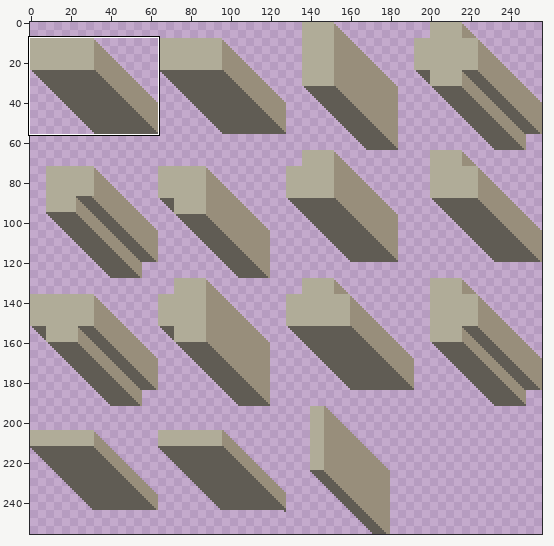
Edited in one commit: sprite sheet (assets/2dwalls.png). The picture above shows the old version from afar; the outline marks the close-up.
Close-up. Before:
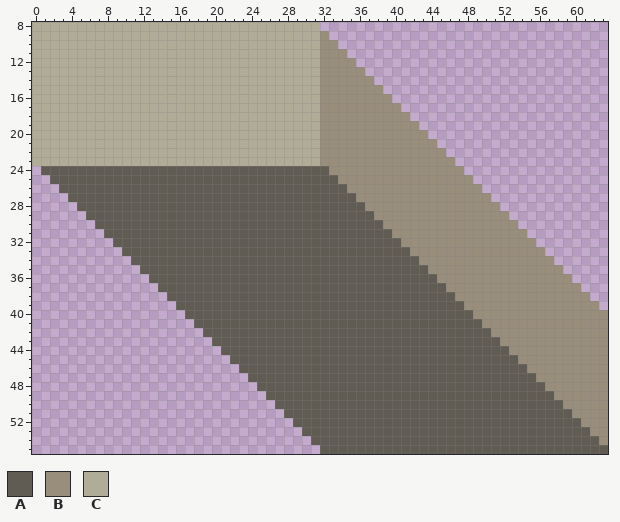
The file is 256x256 pixels. Shown: x 0..63, y 8..55. The commit also changed other parts of the picture, which this record leaves out.
Palette (. is transparent): A #605c54  B #988e7b  C #b0ac98
Pixels before (only the part around the change), first column x 0:
 8 CCCCCCCCCCCCCCCCCCCCCCCCCCCCCCCC................................
 9 CCCCCCCCCCCCCCCCCCCCCCCCCCCCCCCCB...............................
10 CCCCCCCCCCCCCCCCCCCCCCCCCCCCCCCCBB..............................
11 CCCCCCCCCCCCCCCCCCCCCCCCCCCCCCCCBBB.............................
12 CCCCCCCCCCCCCCCCCCCCCCCCCCCCCCCCBBBB............................
13 CCCCCCCCCCCCCCCCCCCCCCCCCCCCCCCCBBBBB...........................
14 CCCCCCCCCCCCCCCCCCCCCCCCCCCCCCCCBBBBBB..........................
15 CCCCCCCCCCCCCCCCCCCCCCCCCCCCCCCCBBBBBBB.........................
16 CCCCCCCCCCCCCCCCCCCCCCCCCCCCCCCCBBBBBBBB........................
17 CCCCCCCCCCCCCCCCCCCCCCCCCCCCCCCCBBBBBBBBB.......................
18 CCCCCCCCCCCCCCCCCCCCCCCCCCCCCCCCBBBBBBBBBB......................
19 CCCCCCCCCCCCCCCCCCCCCCCCCCCCCCCCBBBBBBBBBBB.....................
20 CCCCCCCCCCCCCCCCCCCCCCCCCCCCCCCCBBBBBBBBBBBB....................
21 CCCCCCCCCCCCCCCCCCCCCCCCCCCCCCCCBBBBBBBBBBBBB...................
22 CCCCCCCCCCCCCCCCCCCCCCCCCCCCCCCCBBBBBBBBBBBBBB..................
23 CCCCCCCCCCCCCCCCCCCCCCCCCCCCCCCCBBBBBBBBBBBBBBB.................
24 .AAAAAAAAAAAAAAAAAAAAAAAAAAAAAAAABBBBBBBBBBBBBBB................
25 ..AAAAAAAAAAAAAAAAAAAAAAAAAAAAAAAABBBBBBBBBBBBBBB...............
26 ...AAAAAAAAAAAAAAAAAAAAAAAAAAAAAAAABBBBBBBBBBBBBBB..............
27 ....AAAAAAAAAAAAAAAAAAAAAAAAAAAAAAAABBBBBBBBBBBBBBB.............
28 .....AAAAAAAAAAAAAAAAAAAAAAAAAAAAAAAABBBBBBBBBBBBBBB............
29 ......AAAAAAAAAAAAAAAAAAAAAAAAAAAAAAAABBBBBBBBBBBBBBB...........
30 .......AAAAAAAAAAAAAAAAAAAAAAAAAAAAAAAABBBBBBBBBBBBBBB..........
31 ........AAAAAAAAAAAAAAAAAAAAAAAAAAAAAAAABBBBBBBBBBBBBBB.........
32 .........AAAAAAAAAAAAAAAAAAAAAAAAAAAAAAAABBBBBBBBBBBBBBB........
33 ..........AAAAAAAAAAAAAAAAAAAAAAAAAAAAAAAABBBBBBBBBBBBBBB.......
34 ...........AAAAAAAAAAAAAAAAAAAAAAAAAAAAAAAABBBBBBBBBBBBBBB......
35 ............AAAAAAAAAAAAAAAAAAAAAAAAAAAAAAAABBBBBBBBBBBBBBB.....
36 .............AAAAAAAAAAAAAAAAAAAAAAAAAAAAAAAABBBBBBBBBBBBBBB....
37 ..............AAAAAAAAAAAAAAAAAAAAAAAAAAAAAAAABBBBBBBBBBBBBBB...
38 ...............AAAAAAAAAAAAAAAAAAAAAAAAAAAAAAAABBBBBBBBBBBBBBB..
39 ................AAAAAAAAAAAAAAAAAAAAAAAAAAAAAAAABBBBBBBBBBBBBBB.
40 .................AAAAAAAAAAAAAAAAAAAAAAAAAAAAAAAABBBBBBBBBBBBBBB
41 ..................AAAAAAAAAAAAAAAAAAAAAAAAAAAAAAAABBBBBBBBBBBBBB
42 ...................AAAAAAAAAAAAAAAAAAAAAAAAAAAAAAAABBBBBBBBBBBBB
43 ....................AAAAAAAAAAAAAAAAAAAAAAAAAAAAAAAABBBBBBBBBBBB
44 .....................AAAAAAAAAAAAAAAAAAAAAAAAAAAAAAAABBBBBBBBBBB
45 ......................AAAAAAAAAAAAAAAAAAAAAAAAAAAAAAAABBBBBBBBBB
46 .......................AAAAAAAAAAAAAAAAAAAAAAAAAAAAAAAABBBBBBBBB
47 ........................AAAAAAAAAAAAAAAAAAAAAAAAAAAAAAAABBBBBBBB
48 .........................AAAAAAAAAAAAAAAAAAAAAAAAAAAAAAAABBBBBBB
49 ..........................AAAAAAAAAAAAAAAAAAAAAAAAAAAAAAAABBBBBB
50 ...........................AAAAAAAAAAAAAAAAAAAAAAAAAAAAAAAABBBBB
51 ............................AAAAAAAAAAAAAAAAAAAAAAAAAAAAAAAABBBB
52 .............................AAAAAAAAAAAAAAAAAAAAAAAAAAAAAAAABBB
53 ..............................AAAAAAAAAAAAAAAAAAAAAAAAAAAAAAAABB
54 ...............................AAAAAAAAAAAAAAAAAAAAAAAAAAAAAAAAB
55 ................................AAAAAAAAAAAAAAAAAAAAAAAAAAAAAAAA
The same view after the edit:
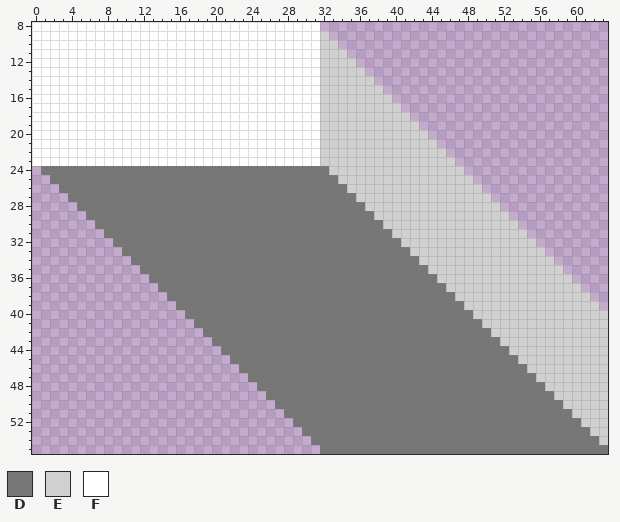
Colours new in this view: D #767676  E #d0d0d0  F #ffffff
What changed:
Changed rows in their new state; - is an unchanged pixel.
first column x 0:
 8 FFFFFFFFFFFFFFFFFFFFFFFFFFFFFFFF--------------------------------
 9 FFFFFFFFFFFFFFFFFFFFFFFFFFFFFFFFE-------------------------------
10 FFFFFFFFFFFFFFFFFFFFFFFFFFFFFFFFEE------------------------------
11 FFFFFFFFFFFFFFFFFFFFFFFFFFFFFFFFEEE-----------------------------
12 FFFFFFFFFFFFFFFFFFFFFFFFFFFFFFFFEEEE----------------------------
13 FFFFFFFFFFFFFFFFFFFFFFFFFFFFFFFFEEEEE---------------------------
14 FFFFFFFFFFFFFFFFFFFFFFFFFFFFFFFFEEEEEE--------------------------
15 FFFFFFFFFFFFFFFFFFFFFFFFFFFFFFFFEEEEEEE-------------------------
16 FFFFFFFFFFFFFFFFFFFFFFFFFFFFFFFFEEEEEEEE------------------------
17 FFFFFFFFFFFFFFFFFFFFFFFFFFFFFFFFEEEEEEEEE-----------------------
18 FFFFFFFFFFFFFFFFFFFFFFFFFFFFFFFFEEEEEEEEEE----------------------
19 FFFFFFFFFFFFFFFFFFFFFFFFFFFFFFFFEEEEEEEEEEE---------------------
20 FFFFFFFFFFFFFFFFFFFFFFFFFFFFFFFFEEEEEEEEEEEE--------------------
21 FFFFFFFFFFFFFFFFFFFFFFFFFFFFFFFFEEEEEEEEEEEEE-------------------
22 FFFFFFFFFFFFFFFFFFFFFFFFFFFFFFFFEEEEEEEEEEEEEE------------------
23 FFFFFFFFFFFFFFFFFFFFFFFFFFFFFFFFEEEEEEEEEEEEEEE-----------------
24 -DDDDDDDDDDDDDDDDDDDDDDDDDDDDDDDDEEEEEEEEEEEEEEE----------------
25 --DDDDDDDDDDDDDDDDDDDDDDDDDDDDDDDDEEEEEEEEEEEEEEE---------------
26 ---DDDDDDDDDDDDDDDDDDDDDDDDDDDDDDDDEEEEEEEEEEEEEEE--------------
27 ----DDDDDDDDDDDDDDDDDDDDDDDDDDDDDDDDEEEEEEEEEEEEEEE-------------
28 -----DDDDDDDDDDDDDDDDDDDDDDDDDDDDDDDDEEEEEEEEEEEEEEE------------
29 ------DDDDDDDDDDDDDDDDDDDDDDDDDDDDDDDDEEEEEEEEEEEEEEE-----------
30 -------DDDDDDDDDDDDDDDDDDDDDDDDDDDDDDDDEEEEEEEEEEEEEEE----------
31 --------DDDDDDDDDDDDDDDDDDDDDDDDDDDDDDDDEEEEEEEEEEEEEEE---------
32 ---------DDDDDDDDDDDDDDDDDDDDDDDDDDDDDDDDEEEEEEEEEEEEEEE--------
33 ----------DDDDDDDDDDDDDDDDDDDDDDDDDDDDDDDDEEEEEEEEEEEEEEE-------
34 -----------DDDDDDDDDDDDDDDDDDDDDDDDDDDDDDDDEEEEEEEEEEEEEEE------
35 ------------DDDDDDDDDDDDDDDDDDDDDDDDDDDDDDDDEEEEEEEEEEEEEEE-----
36 -------------DDDDDDDDDDDDDDDDDDDDDDDDDDDDDDDDEEEEEEEEEEEEEEE----
37 --------------DDDDDDDDDDDDDDDDDDDDDDDDDDDDDDDDEEEEEEEEEEEEEEE---
38 ---------------DDDDDDDDDDDDDDDDDDDDDDDDDDDDDDDDEEEEEEEEEEEEEEE--
39 ----------------DDDDDDDDDDDDDDDDDDDDDDDDDDDDDDDDEEEEEEEEEEEEEEE-
40 -----------------DDDDDDDDDDDDDDDDDDDDDDDDDDDDDDDDEEEEEEEEEEEEEEE
41 ------------------DDDDDDDDDDDDDDDDDDDDDDDDDDDDDDDDEEEEEEEEEEEEEE
42 -------------------DDDDDDDDDDDDDDDDDDDDDDDDDDDDDDDDEEEEEEEEEEEEE
43 --------------------DDDDDDDDDDDDDDDDDDDDDDDDDDDDDDDDEEEEEEEEEEEE
44 ---------------------DDDDDDDDDDDDDDDDDDDDDDDDDDDDDDDDEEEEEEEEEEE
45 ----------------------DDDDDDDDDDDDDDDDDDDDDDDDDDDDDDDDEEEEEEEEEE
46 -----------------------DDDDDDDDDDDDDDDDDDDDDDDDDDDDDDDDEEEEEEEEE
47 ------------------------DDDDDDDDDDDDDDDDDDDDDDDDDDDDDDDDEEEEEEEE
48 -------------------------DDDDDDDDDDDDDDDDDDDDDDDDDDDDDDDDEEEEEEE
49 --------------------------DDDDDDDDDDDDDDDDDDDDDDDDDDDDDDDDEEEEEE
50 ---------------------------DDDDDDDDDDDDDDDDDDDDDDDDDDDDDDDDEEEEE
51 ----------------------------DDDDDDDDDDDDDDDDDDDDDDDDDDDDDDDDEEEE
52 -----------------------------DDDDDDDDDDDDDDDDDDDDDDDDDDDDDDDDEEE
53 ------------------------------DDDDDDDDDDDDDDDDDDDDDDDDDDDDDDDDEE
54 -------------------------------DDDDDDDDDDDDDDDDDDDDDDDDDDDDDDDDE
55 --------------------------------DDDDDDDDDDDDDDDDDDDDDDDDDDDDDDDD
Where, in picture pixels (left, top, right, bottom), the same in both close-ups:
changed: (32, 22, 608, 454)
